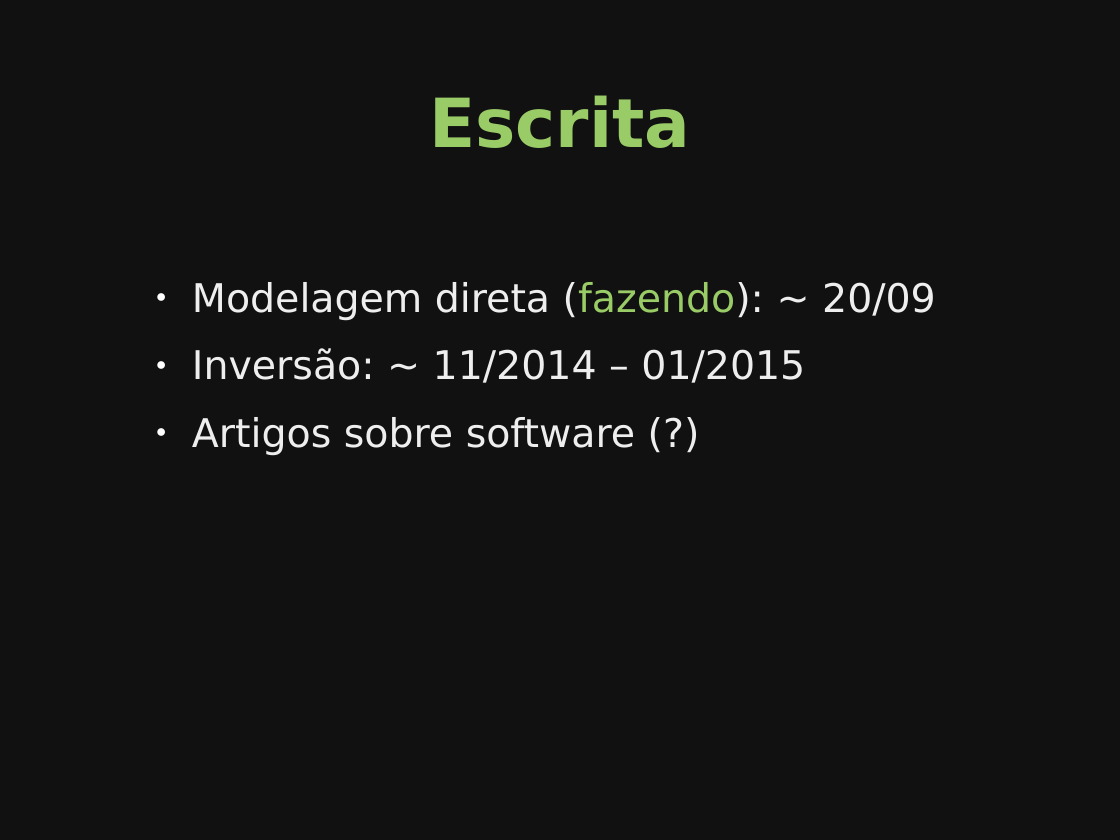
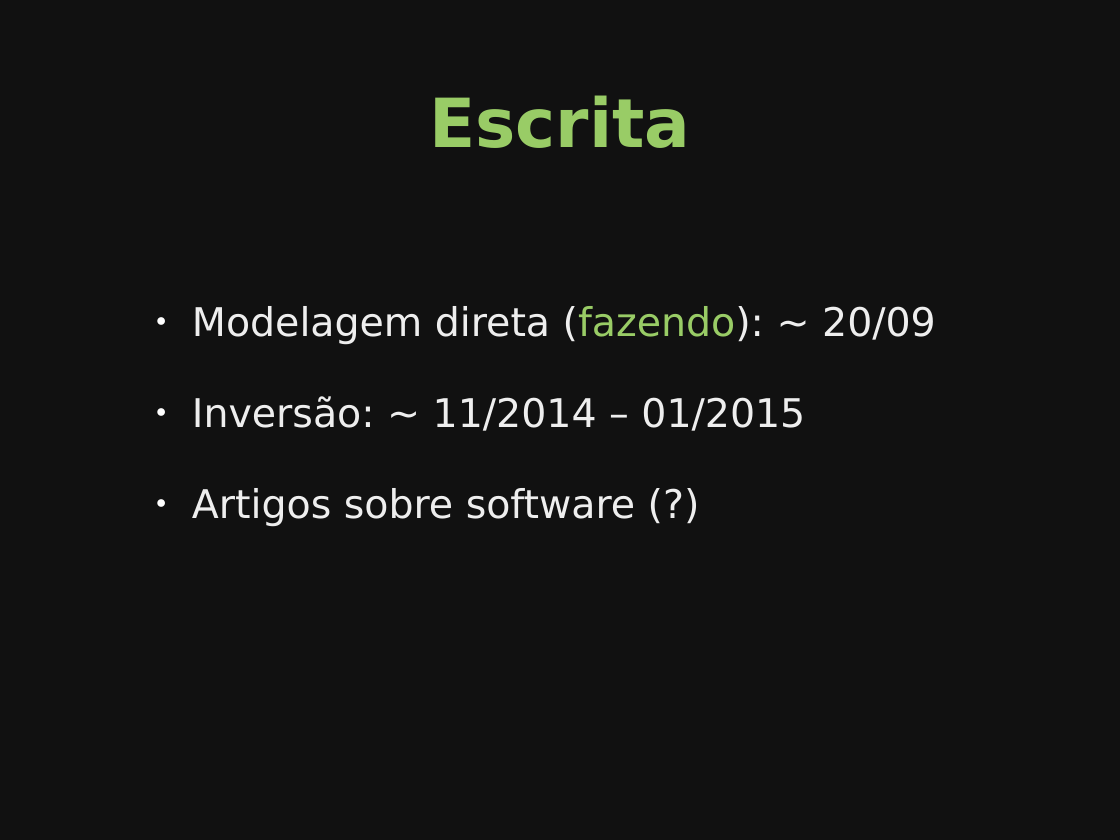
Before and after one commit to leouieda/seminario-on-2014, a slide deck: slide 54 of slides.odp (slide 46 before the commit). Drawn at 1120x840 pixels with LibreOffice and Linux fonts; fonts in the diff are those of the drawing. Boxes give left, top, right and bottom in pixels: in the first picture for what was removed or moved away, otherwise in the second. Text is boxed around its words. In the diff, an @@ line names an element or a change of style, - is before the commit and + after.

Commit message:
Finished inversion and started software

```diff
--- a/slides.odp
+++ b/slides.odp
@@ text "Modelagem direta (fazendo): ~ 20/09" at [192,306,936,527]: line spacing 1 to 1.5 @@
```
Also in this commit, not shown: 2 other slides changed, 8 slides added, 2 other files.
